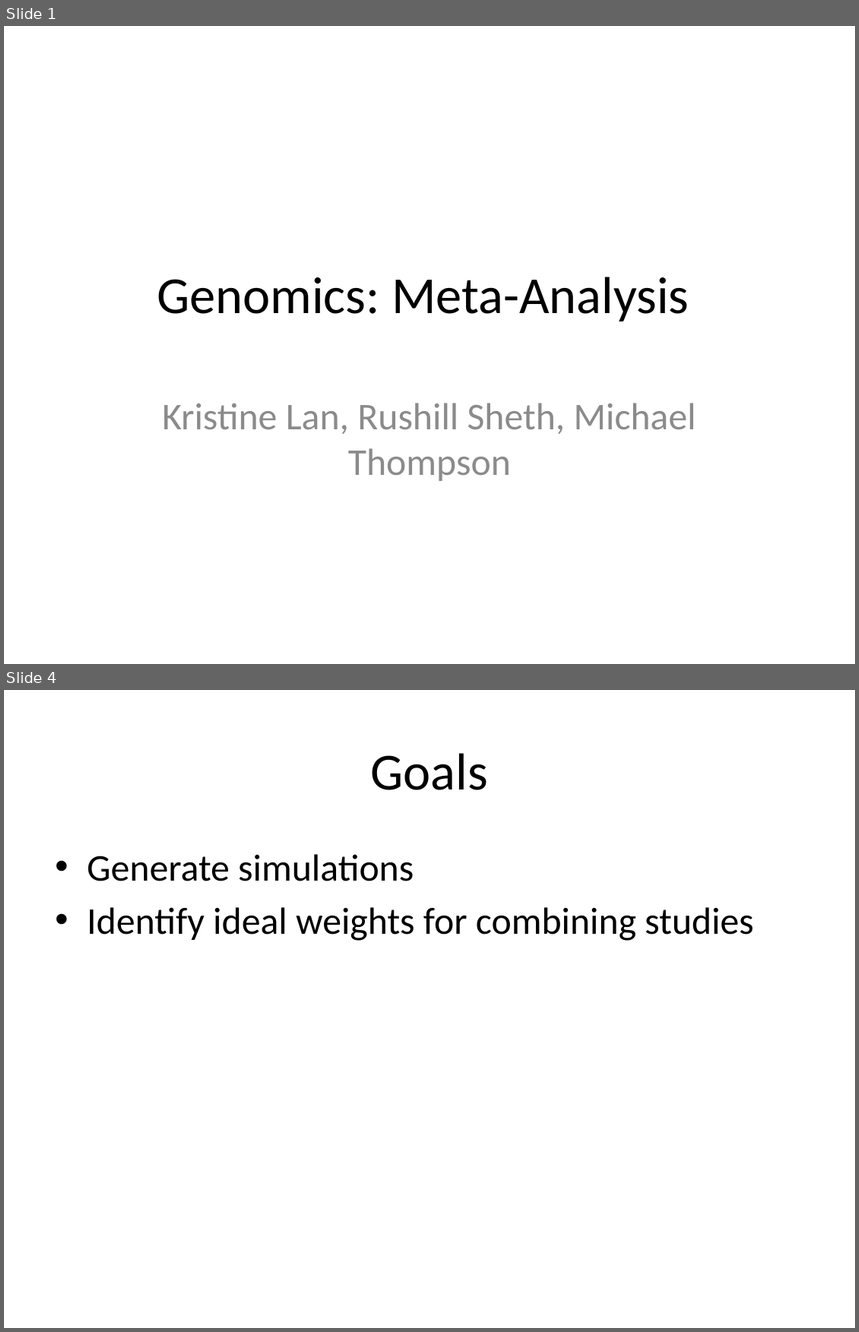
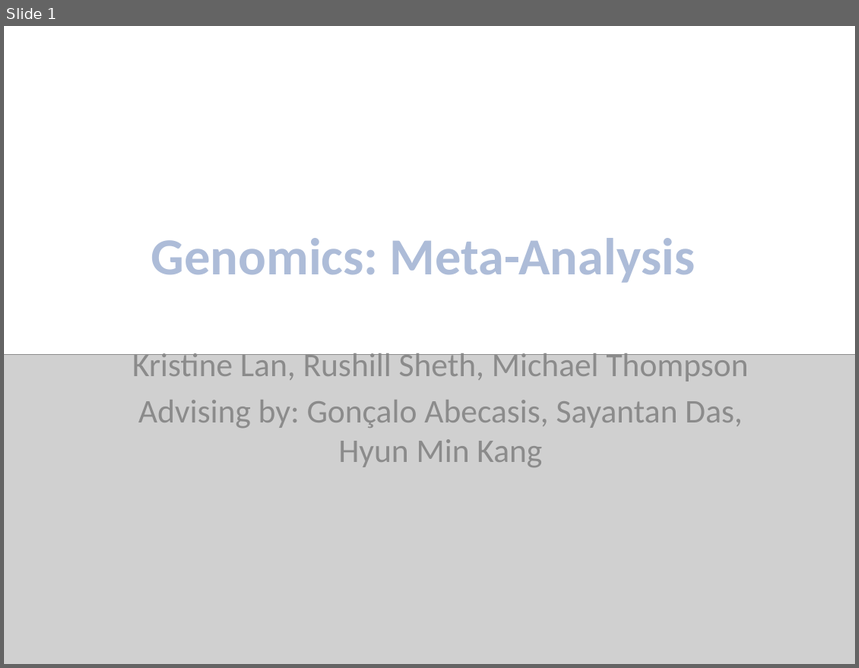
Before and after one commit to lankrist/ph_meta-analysis, a slide deck: meta_analysis_presentation.pptx. Shown one above the other, each under a label of ours: slides 1 and 4 before the commit, slide 1 after it; the slides between them are not shown. The pictures are 859x1332 and 859x668 pixels, drawn with LibreOffice and Linux fonts; fonts in the diff are those of the drawing; grey boxes stand for pictures. Boxes give left, top, right and bottom in pixels: in the first picture for what was removed or moved away, otherwise in the second. Text is boxed around its words. In the diff, an @@ line names an element or a change of style, - is before the commit and + after.

```diff
--- a/meta_analysis_presentation.pptx
+++ b/meta_analysis_presentation.pptx
@@ slide 4 removed at (4,690,855,1328), background #FFFFFF @@
@@ title removed at (371,753,488,790) @@
-Goals
@@ text removed at (87,854,753,941) @@
-• Generate simulations
-• Identify ideal weights for combining studies
@@ slide 1 changed as well @@
@@ title "Genomics: Meta-Analysis": place and size @@
-title "Genomics: Meta-Analysis" at (158,277,689,322)
+title "Genomics: Meta-Analysis" at (151,238,695,283)
@@ title "Genomics: Meta-Analysis" at (151,238,695,283): text colour #000000 to gradient #87B2FF to #3A5F8C, letter outline none to #FCFCFD 1.4 pt, bold on @@
@@ subtitle "Kristine Lan, Rushill Sheth, Michael ...": place and size @@
-subtitle "Kristine Lan, Rushill Sheth, Michael ..." at (162,403,696,481)
+subtitle "Kristine Lan, Rushill Sheth, Michael ..." at (132,349,749,468)
@@ picture added at (4,354,855,664) @@
@@ subtitle at (132,349,749,382): size 32 to 28 pt in "Kristine Lan, Rushill Sheth, Michael Thompson" @@
@@ subtitle at (139,400,742,468): paragraph added @@
+Advising by: Gonçalo Abecasis, Sayantan Das, Hyun Min Kang
```
Also in this commit, not shown: 2 other slides changed, 3 slides added, 1 other slide removed, 1 other file.
